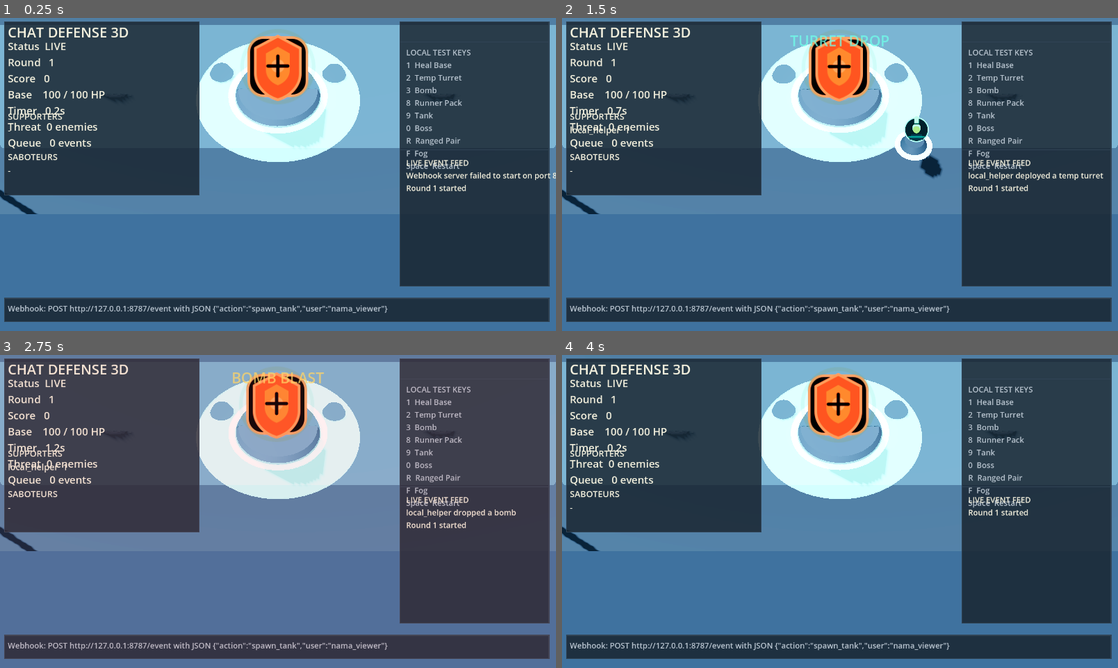
Above: before the commit, frames 1-4 (two rows, left to right).
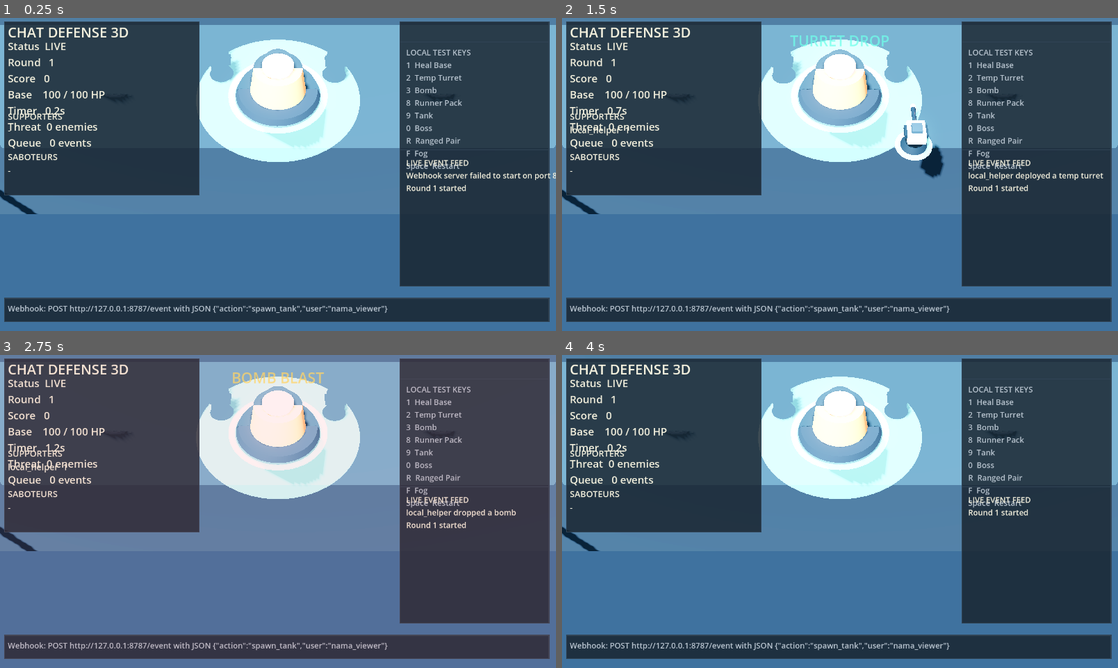
Above: after the commit, the same moments.

Repository: isnrdraa/chat-defense
Game: Godot game, scene res://scenes/main.tscn
Same seed, same stepped clock (60 frames per second), same inputs: the game is played once before the commit and once after it.
Inputs:
- Up to frame 1 (0.25 s): no input
- Up to frame 2 (1.5 s): tap Enter at 0.5 s; tap 1 at 0.6 s; tap Space at 0.77 s; tap 2 at 1.35 s
- Up to frame 3 (2.75 s): tap Space at 1.52 s; tap 3 at 2.1 s
- Up to frame 4 (4 s): tap 8 at 2.85 s; tap Space at 3.02, 3.77 s; tap 9 at 3.6 s

The runs differ from the first frame. In frame 1, 2.6% of the frame differs, in the area x 37-63%, y 5-30%; in frame 2, 3.1%, in the area x 37-69%, y 5-49%; in frame 3, 2.6%; in frame 4, 2.6%.

Commit message:
Polish true 3D unit silhouettes

Diff:
--- a/scripts/main.gd
+++ b/scripts/main.gd
@@ -15,13 +15,6 @@
 const WORLD_SCALE := 0.032
 const PORT := 8787
 const MAX_QUEUE_SIZE := 40
-const BASE_TEXTURE: Texture2D = preload("res://assets/sprites/base_core.svg")
-const TURRET_TEXTURE: Texture2D = preload("res://assets/sprites/turret_guard.svg")
-const BULLET_TEXTURE: Texture2D = preload("res://assets/sprites/bullet_pulse.svg")
-const RUNNER_TEXTURE: Texture2D = preload("res://assets/sprites/enemy_runner.svg")
-const TANK_TEXTURE: Texture2D = preload("res://assets/sprites/enemy_tank.svg")
-const RANGED_TEXTURE: Texture2D = preload("res://assets/sprites/enemy_ranged.svg")
-const BOSS_TEXTURE: Texture2D = preload("res://assets/sprites/enemy_boss.svg")
 
 const ACTION_COOLDOWNS := {
 	"heal_base": 0.8,
@@ -749,7 +742,7 @@
 		var target := _find_nearest_enemy(turret["position"], turret["range"])
 		if not target.is_empty():
 			var look_target := _world_pos(target["position"], turret_node.position.y)
-			turret_head.look_at(look_target, Vector3.UP, true)
+			_yaw_towards(turret_head, look_target)
 		var glow := turret_node.get_node("Glow") as MeshInstance3D
 		var glow_material := glow.material_override as StandardMaterial3D
 		if bool(turret["temporary"]):
@@ -776,7 +769,10 @@
 		var hover := 0.08 * sin(pulse_time * 4.2 + float(enemy_id) * 0.4)
 		enemy_node.position = _world_pos(enemy["position"], 0.2 + hover)
 		var base_world := _world_pos(base_position, enemy_node.position.y)
-		enemy_node.look_at(Vector3(base_world.x, enemy_node.position.y, base_world.z), Vector3.UP, true)
+		_yaw_towards(enemy_node, Vector3(base_world.x, enemy_node.position.y, base_world.z))
+		var enemy_head := enemy_node.get_node_or_null("Head") as Node3D
+		if enemy_head != null:
+			_yaw_towards(enemy_head, Vector3(base_world.x, enemy_head.global_position.y, base_world.z))
 		var hp_ratio: float = clamp(float(enemy["hp"]) / float(ENEMY_LIBRARY[String(enemy["type"])]["hp"]), 0.0, 1.0)
 		var hp_fill := enemy_node.get_node("HP/Fill") as MeshInstance3D
 		hp_fill.scale.x = max(hp_ratio, 0.02)
@@ -843,10 +839,29 @@
 	ring.position = Vector3(0, -0.12, 0)
 	root.add_child(ring)
 
-	var core := _billboard_instance(BASE_TEXTURE, Vector2(3.8, 3.8), BASE_COLOR.lerp(Color.WHITE, 0.15), 0.5)
+	var core_mesh := CylinderMesh.new()
+	core_mesh.top_radius = 1.1
+	core_mesh.bottom_radius = 1.3
+	core_mesh.height = 1.3
+	var core := _mesh_instance(core_mesh, BASE_COLOR, 0.45, 0.26, false)
 	core.name = "Core"
-	core.position = Vector3(0, 1.55, -0.08)
+	core.position = Vector3(0, 0.88, 0)
 	root.add_child(core)
+
+	var core_cap_mesh := SphereMesh.new()
+	core_cap_mesh.radius = 0.72
+	core_cap_mesh.height = 1.35
+	var core_cap := _mesh_instance(core_cap_mesh, Color("ffd8c7"), 0.22, 0.18, false)
+	core_cap.position = Vector3(0, 1.72, 0)
+	root.add_child(core_cap)
+
+	var brace_mesh := BoxMesh.new()
+	brace_mesh.size = Vector3(0.24, 1.4, 0.24)
+	for angle in [0.0, 45.0, 90.0, 135.0]:
+		var brace := _mesh_instance(brace_mesh, Color("fff1dc"), 0.0, 0.28, false)
+		brace.position = Vector3(0, 1.12, 0)
+		brace.rotation_degrees = Vector3(0, angle, 0)
+		root.add_child(brace)
 
 	return root
 
@@ -878,9 +893,44 @@
 	head.position = Vector3(0, 0.42, 0)
 	root.add_child(head)
 
-	var head_body := _billboard_instance(TURRET_TEXTURE, Vector2(1.6, 1.6), base_color, 0.14 if temporary else 0.05)
-	head_body.position = Vector3(0, 0.52, -0.04)
+	var head_mesh := BoxMesh.new()
+	head_mesh.size = Vector3(0.78, 0.42, 0.98)
+	var head_body := _mesh_instance(head_mesh, base_color, 0.12 if temporary else 0.04, 0.3, false)
+	head_body.position = Vector3(0, 0.38, 0)
 	head.add_child(head_body)
+
+	var cheek_mesh := BoxMesh.new()
+	cheek_mesh.size = Vector3(0.16, 0.18, 0.56)
+	var left_cheek := _mesh_instance(cheek_mesh, Color("20303d"), 0.0, 0.38, false)
+	left_cheek.position = Vector3(-0.42, 0.38, -0.04)
+	head.add_child(left_cheek)
+	var right_cheek := _mesh_instance(cheek_mesh, Color("20303d"), 0.0, 0.38, false)
+	right_cheek.position = Vector3(0.42, 0.38, -0.04)
+	head.add_child(right_cheek)
+
+	var crown_mesh := BoxMesh.new()
+	crown_mesh.size = Vector3(0.44, 0.18, 0.44)
+	var crown := _mesh_instance(crown_mesh, Color("314455"), 0.0, 0.42, false)
+	crown.position = Vector3(0, 0.66, 0)
+	head.add_child(crown)
+
+	var barrel_mesh := CylinderMesh.new()
+	barrel_mesh.top_radius = 0.08
+	barrel_mesh.bottom_radius = 0.1
+	barrel_mesh.height = 1.25
+	var barrel := _mesh_instance(barrel_mesh, Color("223240"), 0.0, 0.24, false)
+	barrel.rotation_degrees = Vector3(90, 0, 0)
+	barrel.position = Vector3(0, 0.32, -0.88)
+	head.add_child(barrel)
+
+	var barrel_tip_mesh := CylinderMesh.new()
+	barrel_tip_mesh.top_radius = 0.12
+	barrel_tip_mesh.bottom_radius = 0.12
+	barrel_tip_mesh.height = 0.18
+	var barrel_tip := _mesh_instance(barrel_tip_mesh, base_color, 0.06 if temporary else 0.0, 0.24, false)
+	barrel_tip.rotation_degrees = Vector3(90, 0, 0)
+	barrel_tip.position = Vector3(0, 0.32, -1.5)
+	head.add_child(barrel_tip)
 
 	return root
 
@@ -892,27 +942,139 @@
 		"tank":
 			var shadow_tank := _shadow_disc(0.88, 0.12)
 			root.add_child(shadow_tank)
-			var body := _billboard_instance(TANK_TEXTURE, Vector2(2.25, 2.25), tint, 0.18)
-			body.position = Vector3(0, 1.1, -0.05)
-			root.add_child(body)
+
+			var track_mesh := BoxMesh.new()
+			track_mesh.size = Vector3(0.32, 0.26, 1.7)
+			var left_track := _mesh_instance(track_mesh, Color("1b222a"), 0.0, 0.92, false)
+			left_track.position = Vector3(-0.54, 0.14, 0)
+			root.add_child(left_track)
+			var right_track := _mesh_instance(track_mesh, Color("1b222a"), 0.0, 0.92, false)
+			right_track.position = Vector3(0.54, 0.14, 0)
+			root.add_child(right_track)
+			for wheel_z in [-0.56, 0.0, 0.56]:
+				var wheel_mesh := CylinderMesh.new()
+				wheel_mesh.top_radius = 0.12
+				wheel_mesh.bottom_radius = 0.12
+				wheel_mesh.height = 0.08
+				var left_wheel := _mesh_instance(wheel_mesh, Color("38424b"), 0.0, 0.52, false)
+				left_wheel.rotation_degrees = Vector3(90, 0, 0)
+				left_wheel.position = Vector3(-0.54, 0.14, wheel_z)
+				root.add_child(left_wheel)
+				var right_wheel := _mesh_instance(wheel_mesh, Color("38424b"), 0.0, 0.52, false)
+				right_wheel.rotation_degrees = Vector3(90, 0, 0)
+				right_wheel.position = Vector3(0.54, 0.14, wheel_z)
+				root.add_child(right_wheel)
+
+			var hull_mesh := BoxMesh.new()
+			hull_mesh.size = Vector3(1.28, 0.5, 1.55)
+			var hull := _mesh_instance(hull_mesh, tint, 0.08, 0.42, false)
+			hull.position = Vector3(0, 0.34, 0)
+			root.add_child(hull)
+
+			var cabin_mesh := BoxMesh.new()
+			cabin_mesh.size = Vector3(0.86, 0.36, 0.82)
+			var cabin := _mesh_instance(cabin_mesh, tint.lerp(Color.WHITE, 0.12), 0.14, 0.34, false)
+			cabin.position = Vector3(0, 0.73, -0.03)
+			root.add_child(cabin)
+
+			var glacis_mesh := BoxMesh.new()
+			glacis_mesh.size = Vector3(1.08, 0.16, 0.46)
+			var glacis := _mesh_instance(glacis_mesh, tint.lerp(Color.BLACK, 0.08), 0.0, 0.3, false)
+			glacis.position = Vector3(0, 0.52, -0.52)
+			glacis.rotation_degrees = Vector3(-16, 0, 0)
+			root.add_child(glacis)
+
+			var turret_yaw := Node3D.new()
+			turret_yaw.name = "Head"
+			turret_yaw.position = Vector3(0, 0.72, -0.06)
+			root.add_child(turret_yaw)
+
+			var turret_mesh := CylinderMesh.new()
+			turret_mesh.top_radius = 0.34
+			turret_mesh.bottom_radius = 0.42
+			turret_mesh.height = 0.34
+			var turret := _mesh_instance(turret_mesh, Color("4d2015"), 0.0, 0.46, false)
+			turret.position = Vector3(0, 0.16, 0)
+			turret_yaw.add_child(turret)
+
+			var barrel_mesh_tank := CylinderMesh.new()
+			barrel_mesh_tank.top_radius = 0.08
+			barrel_mesh_tank.bottom_radius = 0.1
+			barrel_mesh_tank.height = 1.45
+			var cannon := _mesh_instance(barrel_mesh_tank, Color("ffe3d9"), 0.0, 0.22, false)
+			cannon.rotation_degrees = Vector3(90, 0, 0)
+			cannon.position = Vector3(0, 0.18, -0.96)
+			turret_yaw.add_child(cannon)
+			var cannon_tip_mesh := CylinderMesh.new()
+			cannon_tip_mesh.top_radius = 0.12
+			cannon_tip_mesh.bottom_radius = 0.12
+			cannon_tip_mesh.height = 0.18
+			var cannon_tip := _mesh_instance(cannon_tip_mesh, Color("fff0e8"), 0.0, 0.12, false)
+			cannon_tip.rotation_degrees = Vector3(90, 0, 0)
+			cannon_tip.position = Vector3(0, 0.18, -1.72)
+			turret_yaw.add_child(cannon_tip)
 		"ranged":
 			var shadow_ranged := _shadow_disc(0.68, 0.11)
 			root.add_child(shadow_ranged)
-			var body_ranged := _billboard_instance(RANGED_TEXTURE, Vector2(1.8, 1.8), tint, 0.24)
-			body_ranged.position = Vector3(0, 0.95, -0.04)
+			var body_capsule := CapsuleMesh.new()
+			body_capsule.radius = 0.34
+			body_capsule.height = 1.1
+			var body_ranged := _mesh_instance(body_capsule, tint, 0.16, 0.35, false)
+			body_ranged.position = Vector3(0, 0.68, 0)
 			root.add_child(body_ranged)
+
+			var head_orb_mesh := SphereMesh.new()
+			head_orb_mesh.radius = 0.3
+			head_orb_mesh.height = 0.6
+			var orb := _mesh_instance(head_orb_mesh, Color("e7fffb"), 0.42, 0.14, false)
+			orb.position = Vector3(0, 1.25, -0.08)
+			root.add_child(orb)
+
+			var wand_mesh := BoxMesh.new()
+			wand_mesh.size = Vector3(0.1, 0.1, 0.82)
+			var wand := _mesh_instance(wand_mesh, Color("dbf7ff"), 0.12, 0.18, false)
+			wand.position = Vector3(0, 0.94, -0.56)
+			root.add_child(wand)
 		"boss":
 			var shadow_boss := _shadow_disc(1.1, 0.14)
 			root.add_child(shadow_boss)
-			var core := _billboard_instance(BOSS_TEXTURE, Vector2(3.1, 3.1), tint, 0.38)
-			core.position = Vector3(0, 1.55, -0.08)
+			var core_mesh_boss := SphereMesh.new()
+			core_mesh_boss.radius = 0.94
+			core_mesh_boss.height = 1.85
+			var core := _mesh_instance(core_mesh_boss, tint, 0.34, 0.22, false)
+			core.position = Vector3(0, 1.04, 0)
 			root.add_child(core)
+
+			var inner_core_mesh := SphereMesh.new()
+			inner_core_mesh.radius = 0.44
+			inner_core_mesh.height = 0.88
+			var inner_core := _mesh_instance(inner_core_mesh, Color("ffd3e6"), 0.62, 0.1, false)
+			inner_core.position = Vector3(0, 1.1, -0.06)
+			root.add_child(inner_core)
+
+			var spike_mesh := BoxMesh.new()
+			spike_mesh.size = Vector3(0.16, 0.78, 0.16)
+			for angle in [0.0, 45.0, 90.0, 135.0]:
+				var spike := _mesh_instance(spike_mesh, Color("ffd3e6"), 0.08, 0.18, false)
+				spike.position = Vector3(0, 1.88, 0)
+				spike.rotation_degrees = Vector3(18, angle, 0)
+				root.add_child(spike)
 		_:
 			var shadow_runner := _shadow_disc(0.52, 0.1)
 			root.add_child(shadow_runner)
-			var runner_body := _billboard_instance(RUNNER_TEXTURE, Vector2(1.45, 1.45), tint, 0.14)
-			runner_body.position = Vector3(0, 0.8, -0.04)
+			var runner_capsule := CapsuleMesh.new()
+			runner_capsule.radius = 0.28
+			runner_capsule.height = 0.92
+			var runner_body := _mesh_instance(runner_capsule, tint, 0.1, 0.32, false)
+			runner_body.position = Vector3(0, 0.56, 0)
 			root.add_child(runner_body)
+
+			var runner_head_mesh := SphereMesh.new()
+			runner_head_mesh.radius = 0.2
+			runner_head_mesh.height = 0.4
+			var runner_head := _mesh_instance(runner_head_mesh, Color("e9fff1"), 0.04, 0.16, false)
+			runner_head.position = Vector3(0, 1.08, -0.06)
+			root.add_child(runner_head)
 
 	var hp_root := Node3D.new()
 	hp_root.name = "HP"
@@ -939,8 +1101,10 @@
 	var halo := _shadow_disc(0.18, 0.09)
 	halo.position.y = -0.42
 	root.add_child(halo)
-	var sphere := _billboard_instance(BULLET_TEXTURE, Vector2(0.72, 0.72), BULLET_COLOR, 0.95)
-	sphere.position = Vector3(0, 0.04, 0)
+	var sphere_mesh := SphereMesh.new()
+	sphere_mesh.radius = 0.15
+	sphere_mesh.height = 0.3
+	var sphere := _mesh_instance(sphere_mesh, BULLET_COLOR, 0.95, 0.08, false)
 	root.add_child(sphere)
 	return root
 
@@ -949,16 +1113,6 @@
 	var instance := MeshInstance3D.new()
 	instance.mesh = mesh
 	instance.material_override = _material(color, emission_energy, roughness, transparent)
-	return instance
-
-
-func _billboard_instance(texture: Texture2D, size: Vector2, modulate: Color, emission_energy: float) -> MeshInstance3D:
-	var quad := QuadMesh.new()
-	quad.size = size
-	var instance := MeshInstance3D.new()
-	instance.mesh = quad
-	instance.material_override = _sprite_material(texture, modulate, emission_energy)
-	instance.cast_shadow = GeometryInstance3D.SHADOW_CASTING_SETTING_OFF
 	return instance
 
 
@@ -988,26 +1142,17 @@
 	return material
 
 
-func _sprite_material(texture: Texture2D, modulate: Color, emission_energy: float) -> StandardMaterial3D:
-	var material := StandardMaterial3D.new()
-	material.transparency = BaseMaterial3D.TRANSPARENCY_ALPHA
-	material.cull_mode = BaseMaterial3D.CULL_DISABLED
-	material.billboard_mode = BaseMaterial3D.BILLBOARD_ENABLED
-	material.shading_mode = BaseMaterial3D.SHADING_MODE_UNSHADED
-	material.albedo_texture = texture
-	material.albedo_color = modulate
-	material.texture_filter = BaseMaterial3D.TEXTURE_FILTER_LINEAR
-	material.no_depth_test = false
-	if emission_energy > 0.0:
-		material.emission_enabled = true
-		material.emission = modulate
-		material.emission_energy_multiplier = emission_energy
-	return material
-
-
 func _world_pos(point: Vector2, height: float) -> Vector3:
 	var centered := point - ARENA_SIZE * 0.5
 	return Vector3(centered.x * WORLD_SCALE, height, centered.y * WORLD_SCALE)
+
+
+func _yaw_towards(node: Node3D, target: Vector3) -> void:
+	var local_target := target - node.global_position
+	local_target.y = 0.0
+	if local_target.length_squared() <= 0.0001:
+		return
+	node.rotation.y = atan2(local_target.x, local_target.z)
 
 
 func _clear_visuals() -> void:
